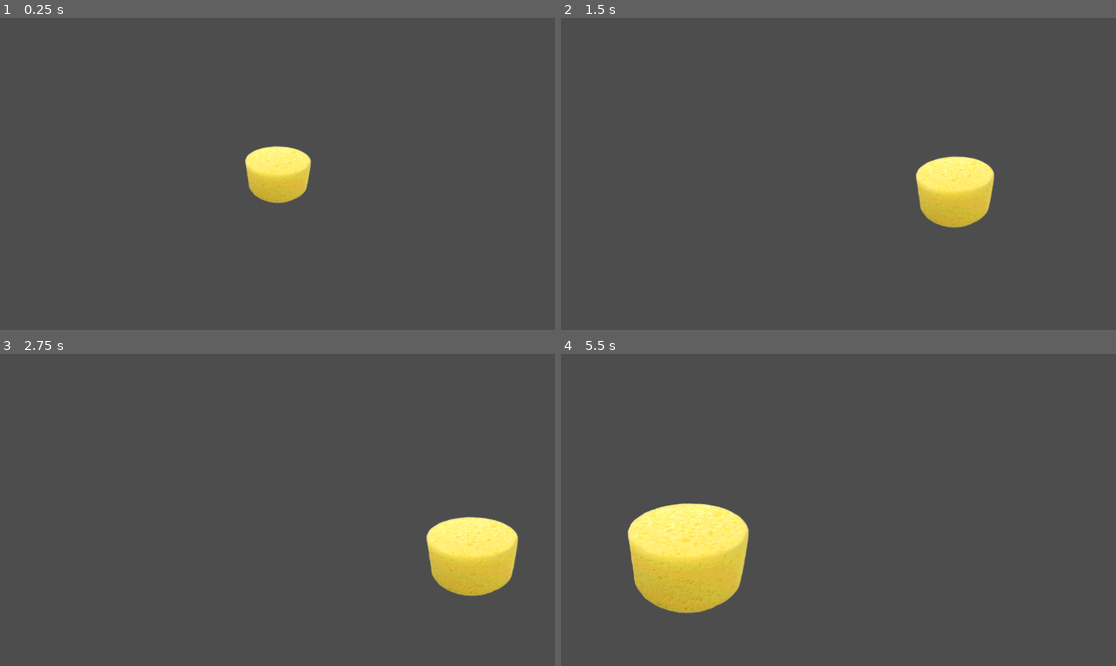
Above: before the commit, frames 1-4 (two rows, left to right).
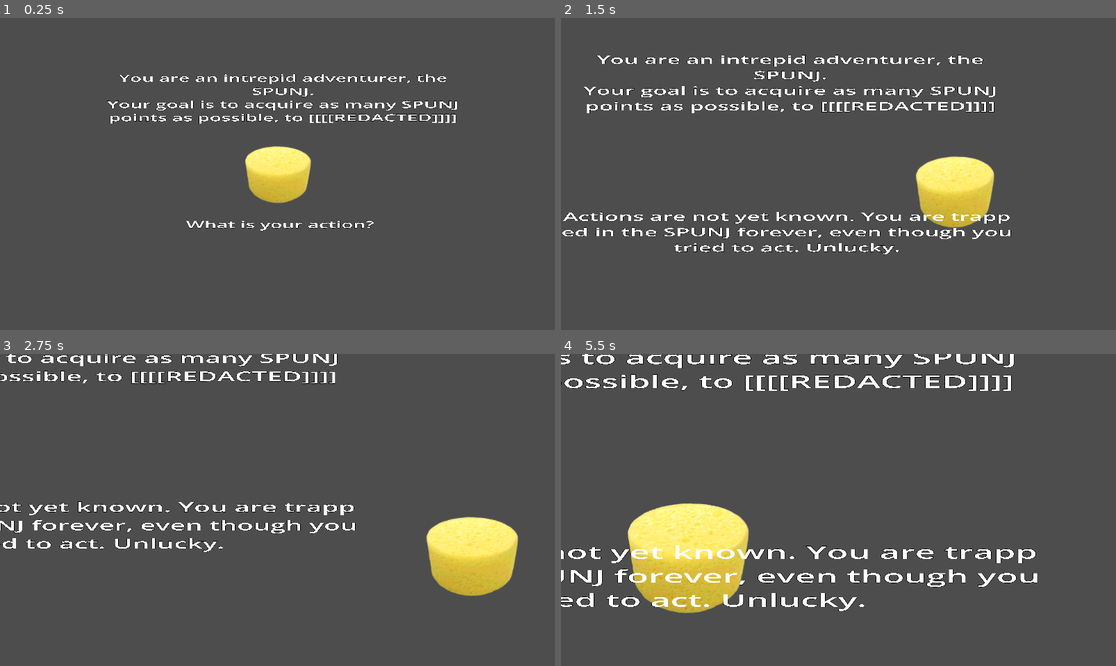
Above: after the commit, the same moments.

Repository: Indivicivet/spunj
Game: Godot game, scene res://scenes/game_3d.tscn
Same seed, same stepped clock (60 frames per second), same inputs: the game is played once before the commit and once after it. This scene is started directly instead of the project's main scene.
Inputs (mouse positions are in pixels of both pictures, inside the frame that each line leads up to):
- Up to frame 1 (0.25 s): no input
- Up to frame 2 (1.5 s): tap Enter at 0.5 s; move the mouse to (960, 158) at 0.52 s; hold D (walk_right) 0.53-1.28 s; hold Mouse wheel up (zoom_in) 0.53-1.28 s; move the mouse to (727, 189) at 1.27 s; hold S (walk_down) from 1.28 s (still down); tap Mouse wheel down (zoom_out) at 1.35 s
- Up to frame 3 (2.75 s): move the mouse to (333, 441) at 2.02 s; release S (walk_down) at 2.03 s; hold D (walk_right) from 2.03 s (still down); hold Mouse wheel up (zoom_in) from 2.03 s (still down)
- Up to frame 4 (5.5 s): move the mouse to (810, 572) at 2.77 s; release D (walk_right) at 2.78 s; release Mouse wheel up (zoom_in) at 2.78 s; hold W (walk_up) 2.78-3.53 s; tap Mouse wheel down (zoom_out) at 2.85, 4.35 s; move the mouse to (1005, 556) at 3.52 s; hold Mouse wheel up (zoom_in) 3.53-4.28 s; hold A (walk_left) 3.53-5.03 s; move the mouse to (672, 463) at 4.27 s; move the mouse to (866, 510) at 5.02 s; hold S (walk_down) from 5.03 s (still down); hold Mouse wheel up (zoom_in) from 5.03 s (still down)

The runs differ from the first frame. In frame 1, 2.3% of the frame differs, in the area x 19-83%, y 18-69%; in frame 2, 4.8%; in frame 3, 3.8%; in frame 4, 6.5%, in the area x 0-86%, y 0-83%.

Commit message:
add copy of 2D game's text to 3D version

Diff:
--- a/GodotProject/scenes/game_3d.tscn
+++ b/GodotProject/scenes/game_3d.tscn
@@ -1,8 +1,9 @@
-[gd_scene load_steps=4 format=3 uid="uid://blpc6pvpxt0j3"]
+[gd_scene load_steps=5 format=3 uid="uid://blpc6pvpxt0j3"]
 
 [ext_resource type="PackedScene" uid="uid://dcpc5ql4ujd1v" path="res://scenes/adspunjerer_3d.tscn" id="1_covkf"]
 [ext_resource type="Script" path="res://scripts/camera_pivot_3d.gd" id="1_mf45f"]
 [ext_resource type="Script" path="res://scripts/adspunjerer_3d.gd" id="2_c34sh"]
+[ext_resource type="Script" path="res://scenes/txt3d_reacts_to_input.gd" id="5_fy8n1"]
 
 [node name="Game3D" type="Node3D"]
 
@@ -16,3 +17,21 @@
 transform = Transform3D(1, 0, 0, 0, 0.866025, 0.5, 0, -0.5, 0.866025, 0, 1, 1.732)
 projection = 1
 size = 0.2
+
+[node name="txt3d_action_box" type="Label3D" parent="."]
+transform = Transform3D(1, 0, 0, 0, -4.37114e-08, 1, 0, -1, -4.37114e-08, 0.00269567, -7.45058e-09, 0.104459)
+pixel_size = 0.0001
+text = "What is your action?"
+font_size = 200
+autowrap_mode = 1
+width = 4000.0
+script = ExtResource("5_fy8n1")
+
+[node name="txt3d_you_are_adventurer" type="Label3D" parent="."]
+transform = Transform3D(1, 0, 0, 0, -4.37114e-08, 1, 0, -1, -4.37114e-08, 0.00570451, 1.49012e-08, -0.158452)
+pixel_size = 0.0001
+text = "You are an intrepid adventurer, the SPUNJ.
+Your goal is to acquire as many SPUNJ points as possible, to [[[[REDACTED]]]]"
+font_size = 200
+autowrap_mode = 2
+width = 4000.0
